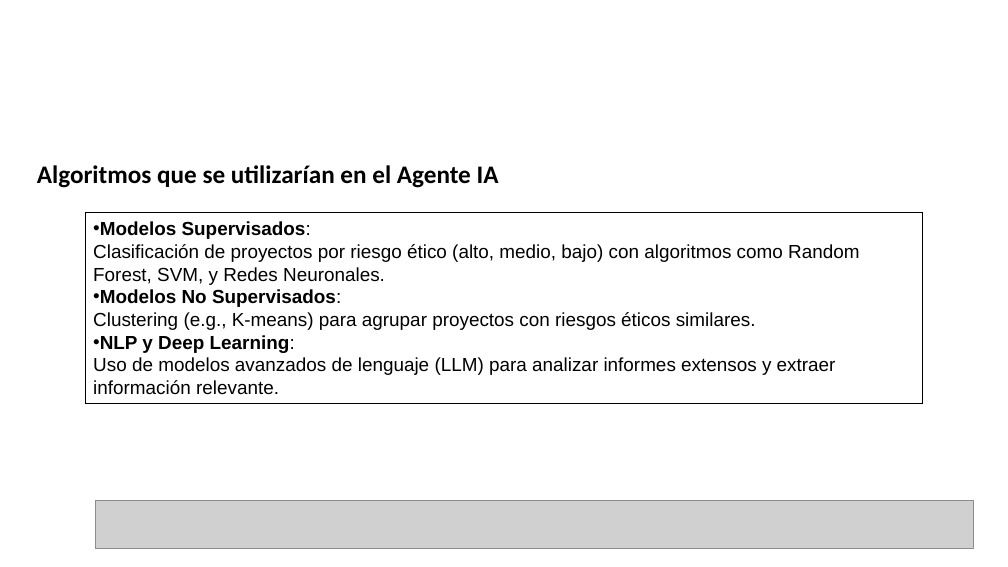
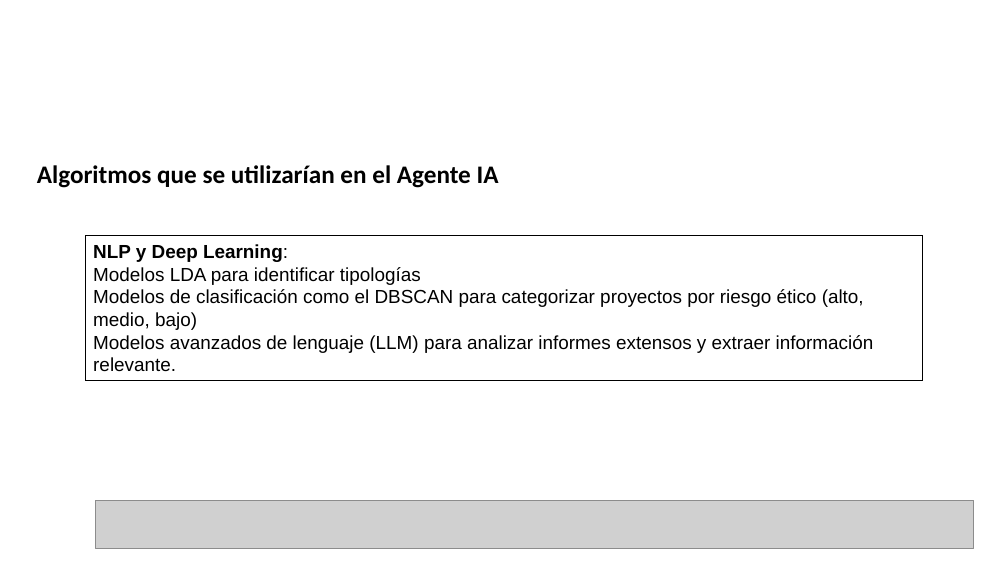
Before and after one commit to JCVLionHearth/datasciencecoursera, a slide deck: slide 17 of presentación simposio.pptx. Drawn at 1008x567 pixels with LibreOffice and Linux fonts; fonts in the diff are those of the drawing; grey boxes stand for pictures; background and template pictures are left out. Boxes give left, top, right and bottom in pixels: in the first picture for what was removed or moved away, otherwise in the second. Text is boxed around its words. In the diff, an @@ line names an element or a change of style, - is before the commit and + after.

Commit message:
PRESENTACION AJUSTADA FINAL

```diff
--- a/presentación simposio.pptx
+++ b/presentación simposio.pptx
@@ rectangle "NLP y Deep Learning:": place and size @@
-rectangle "NLP y Deep Learning:" at bbox=[85, 212, 923, 403]
+rectangle "NLP y Deep Learning:" at bbox=[85, 235, 923, 380]
@@ text in rectangle at bbox=[93, 221, 859, 330]: paragraphs removed @@
-• Modelos Supervisados:
-Clasificación de proyectos por riesgo ético (alto, medio, bajo) con algoritmos como Random Forest, SVM, y Redes Neuronales.
-• Modelos No Supervisados:
-Clustering (e.g., K-means) para agrupar proyectos con riesgos éticos similares.
@@ text in rectangle at bbox=[93, 267, 874, 372]: text changed @@
-Uso de modelos avanzados de lenguaje (LLM) para analizar informes extensos y extraer información relevante.
+Modelos LDA para identificar tipologías
+Modelos de clasificación como el DBSCAN para categorizar proyectos por riesgo ético (alto, medio, bajo)
+Modelos avanzados de lenguaje (LLM) para analizar informes extensos y extraer información relevante.
@@ text in rectangle at bbox=[93, 244, 288, 262]: bullet • to none @@
```
